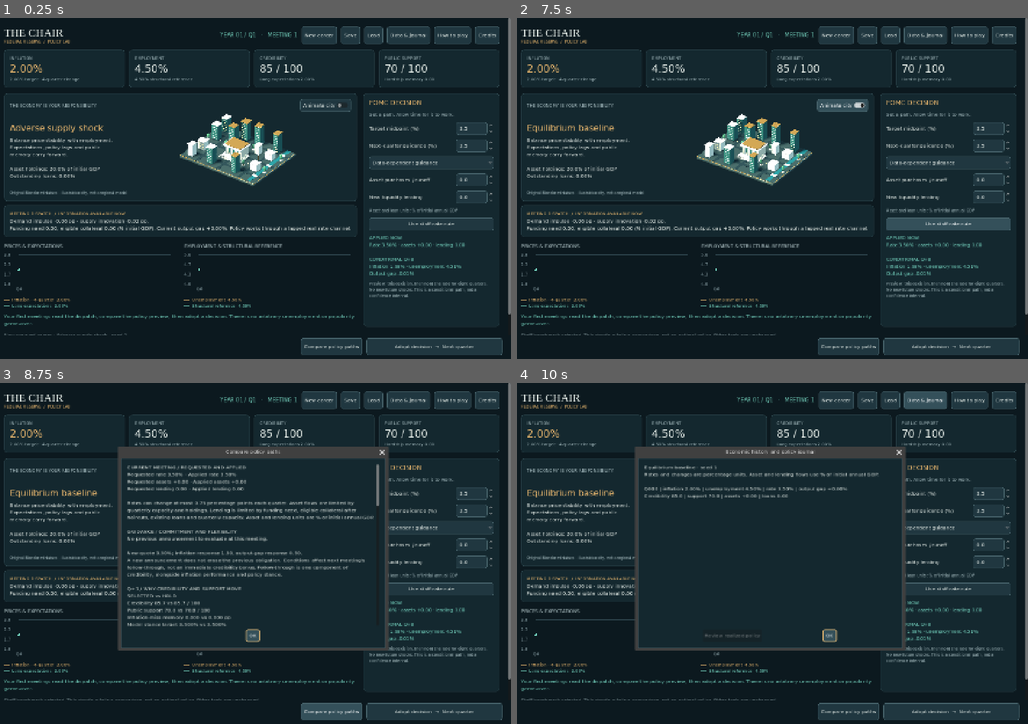
Above: before the commit, frames 1-4 (two rows, left to right).
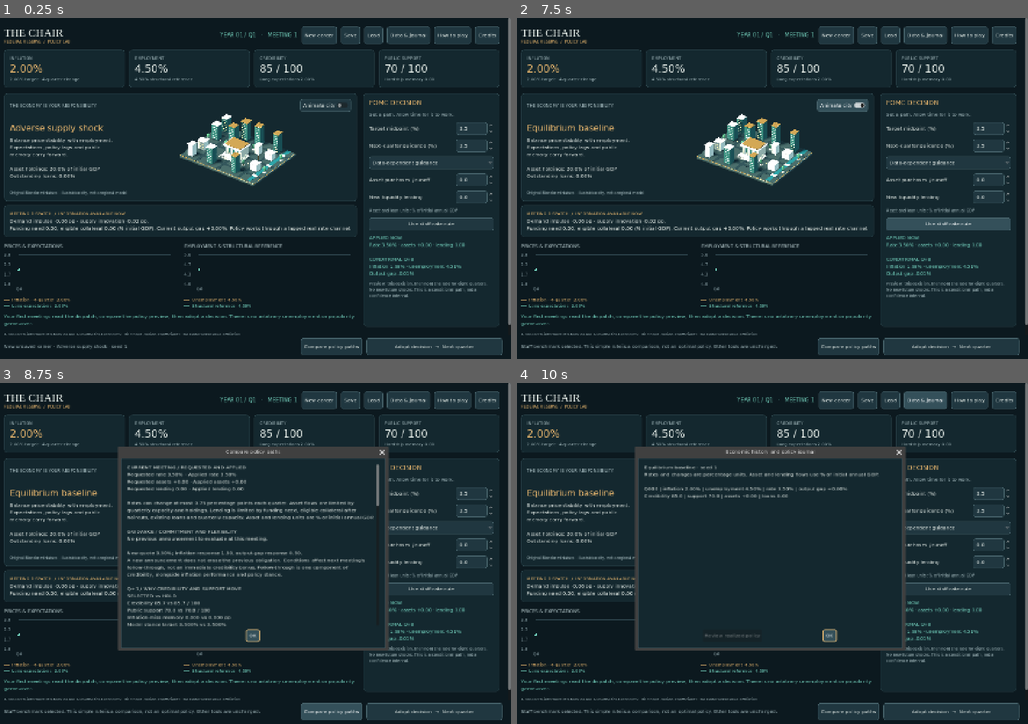
Above: after the commit, the same moments.

Repository: ihearttokyo/fed-chairman-game
Game: Godot game, scene res://main.tscn
Same seed, same stepped clock (60 frames per second), same inputs: the game is played once before the commit and once after it.
Inputs:
- Up to frame 1 (0.25 s): no input
- Up to frame 2 (7.5 s): click "New career" at 0.5 s; click "New career" at 1.25 s; click "Adopt decision → Next quarter" at 2 s; click "Adopt decision → Next quarter" at 2.75 s; click "OK" at 3.5 s; click "Data & journal" at 4.25 s; click "OK" at 5 s; click "Animate city" at 5.75 s; click "Data-dependent guidance" at 6.5 s; click "Use staff rate rule" at 7.25 s
- Up to frame 3 (8.75 s): click "Compare policy paths" at 8 s
- Up to frame 4 (10 s): click "OK" at 8.75 s; click "Data & journal" at 9.5 s

The runs differ from the first frame. In frame 1, 0.3% of the frame differs, in the area x 0-100%, y 86-98%; in frame 2, 0.5%; in frame 3, 0.5%; in frame 4, 0.5%.

Commit message:
Keep career and decision feedback in the persistent action bar

Diff:
--- a/game/play/main.gd
+++ b/game/play/main.gd
@@ -55,6 +55,10 @@
 	actions.alignment = BoxContainer.ALIGNMENT_END
 	actions.add_theme_constant_override("separation", 12)
 	action_margin.add_child(actions)
+	status_label = _label(actions, "", 13, MUTED)
+	status_label.size_flags_horizontal = Control.SIZE_EXPAND_FILL
+	status_label.autowrap_mode = TextServer.AUTOWRAP_WORD_SMART
+	status_label.accessibility_live = AccessibilityServer.LIVE_POLITE
 	var margin := MarginContainer.new()
 	margin.size_flags_horizontal = Control.SIZE_EXPAND_FILL
 	for side in ["left", "top", "right", "bottom"]:
@@ -104,8 +108,6 @@
 	consequence.autowrap_mode = TextServer.AUTOWRAP_WORD_SMART
 	consequence.accessibility_live = AccessibilityServer.LIVE_POLITE
 	_build_policy(body, actions)
-	status_label = _label(root, "", 13, MUTED)
-	status_label.accessibility_live = AccessibilityServer.LIVE_POLITE
 	_label(root, "A research-informed strategy game. Hypothetical economy, disclosed design coefficients. No Federal Reserve affiliation.", 11, MUTED)
 	_start_career("supply_shock", 1)
 	if "--verify-build" in OS.get_cmdline_user_args():
--- a/game/tests/ui_test.gd
+++ b/game/tests/ui_test.gd
@@ -25,7 +25,13 @@
 				check(not ancestor is ScrollContainer, "policy actions remain outside the scrolling cockpit")
 				ancestor = ancestor.get_parent()
 	check(actions.size() == 2, "comparison and adoption each have one action")
+	var feedback_ancestor: Node = game.status_label.get_parent()
+	while feedback_ancestor != game:
+		check(not feedback_ancestor is ScrollContainer, "career status remains outside the scrolling cockpit")
+		feedback_ancestor = feedback_ancestor.get_parent()
 	var original_size := root.size
+	var original_status: String = game.status_label.text
+	game._staff_rule()
 	game.commitment.select(2)
 	game.commitment.item_selected.emit(2)
 	for dimensions in [original_size, Vector2i(1180, 700)]:
@@ -34,7 +40,9 @@
 		await process_frame
 		for button in actions:
 			check(button.get_global_rect().position.y >= 0 and button.get_global_rect().end.y <= game.get_viewport_rect().end.y, "expanded guidance keeps actions within the viewport")
+		check(game.status_label.get_global_rect().position.y >= 0 and game.status_label.get_global_rect().end.y <= game.get_viewport_rect().end.y, "long staff feedback remains within the viewport with expanded guidance")
 	root.size = original_size
+	game.status_label.text = original_status
 	game.commitment.select(0)
 	game.commitment.item_selected.emit(0)
 	await process_frame
Not shown, changed: game/README.md
